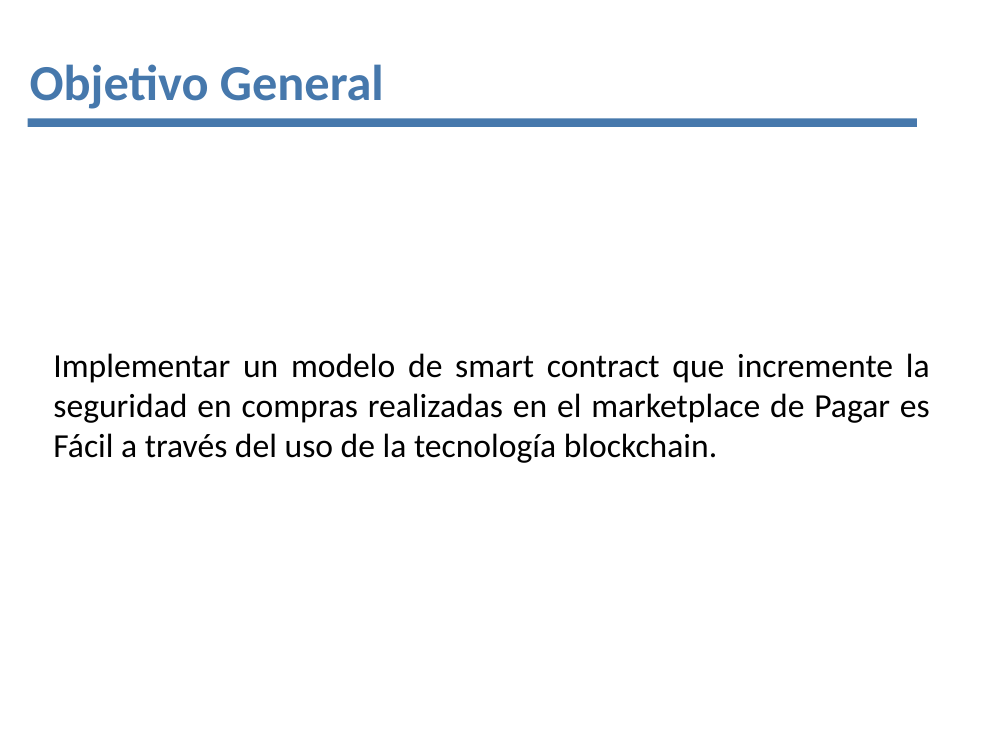
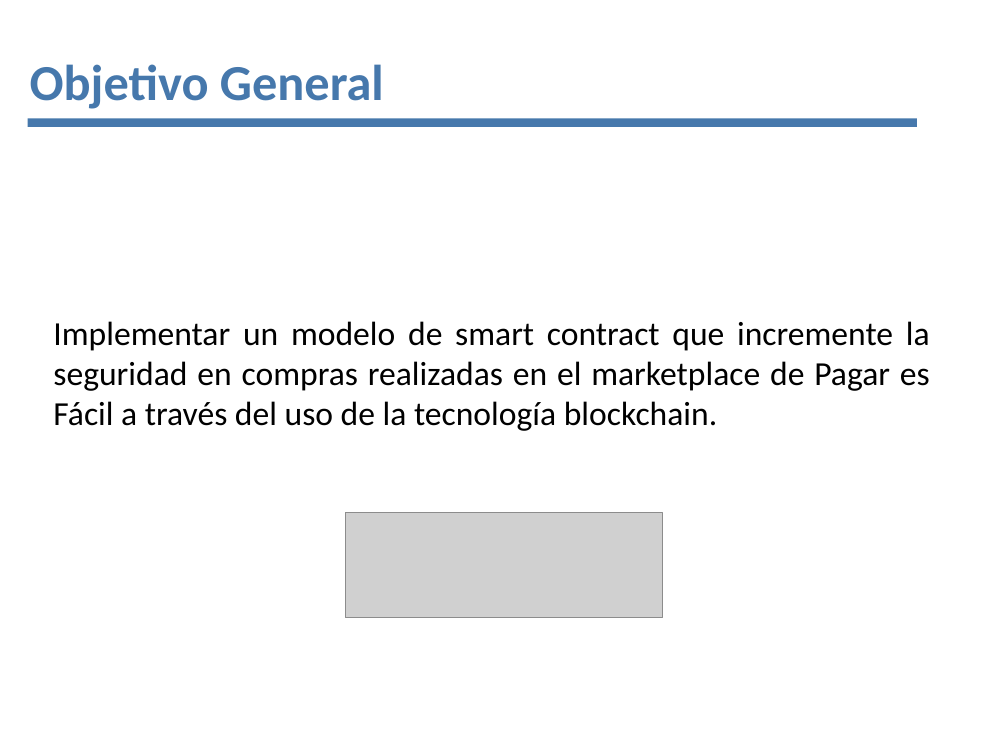
Before and after one commit to jfnando3030/Maestria-de-Sofware, a slide deck: slide 3 of Metodologia de Investigacion/Defensa_Proyecto.ppt. Drawn at 1008x756 pixels with LibreOffice and Linux fonts; fonts in the diff are those of the drawing; grey boxes stand for pictures; background and template pictures are left out. Boxes give left, top, right and bottom in pixels: in the first picture for what was removed or moved away, otherwise in the second. Text is boxed around its words. In the diff, an @@ line names an element or a change of style, - is before the commit and + after.

```diff
--- a/Metodologia de Investigacion/Defensa_Proyecto.ppt
+++ b/Metodologia de Investigacion/Defensa_Proyecto.ppt
@@ text "Implementar un modelo de smart ...": place and size @@
-text "Implementar un modelo de smart ..." at (53, 353, 930, 463)
+text "Implementar un modelo de smart ..." at (53, 321, 930, 431)
@@ picture added at (346, 513, 663, 618) @@
```
Also in this commit, not shown: 2 other files.
